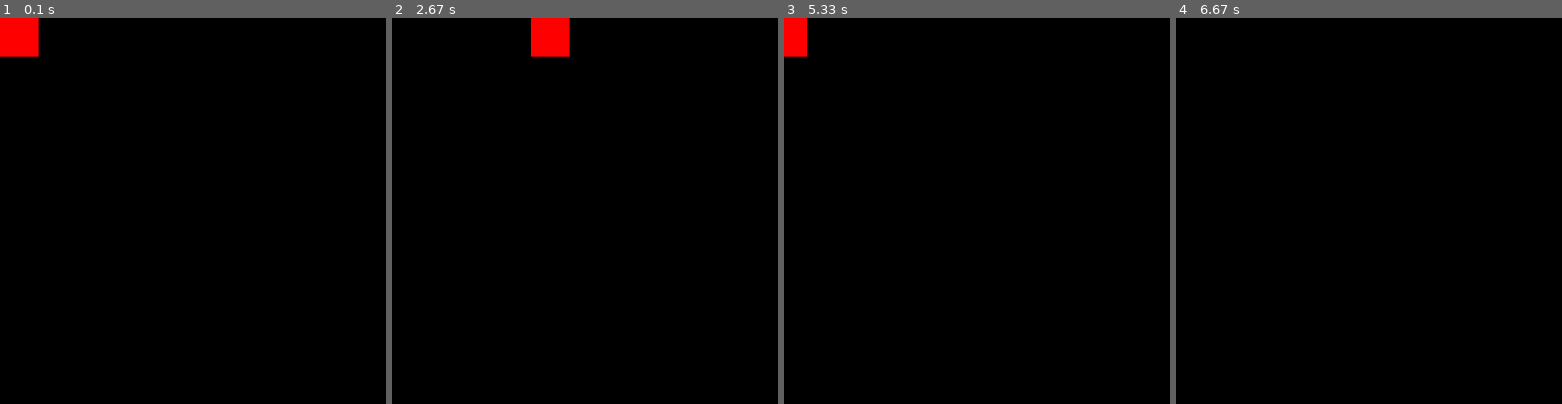
Above: before the commit, frames 1-4 (left to right).
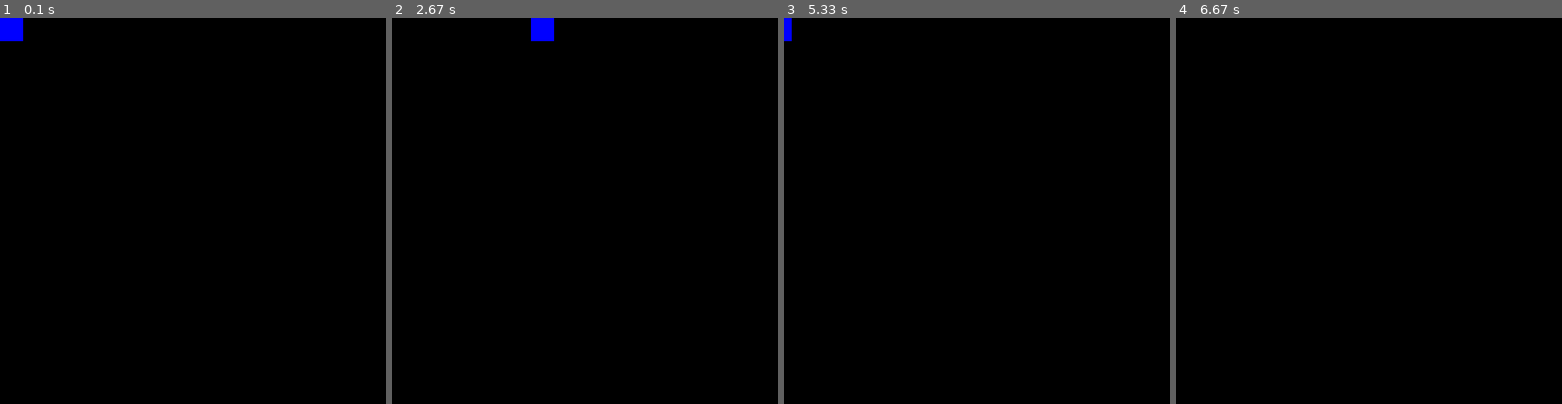
Above: after the commit, the same moments.

Repository: hackersaurus/pygame-dino-runner
Game: pygame game, started from game.py
Two runs of this game, one before a commit and one after it. Both use one fixed random seed, a clock stepped at 60 frames per second and the inputs below.
Inputs:
- Up to frame 1 (0.1 s): no input
- Up to frame 2 (2.67 s): hold Right 0.33-0.8 s; hold Up 0.83-1.13 s; hold Down 2.23-2.53 s; hold Left from 2.57 s (still down)
- Up to frame 3 (5.33 s): release Left at 2.97 s; hold Up 3-3.37 s; hold Down 4.07-4.43 s; hold Left 4.47-4.93 s; hold Right from 4.97 s (still down)
- Up to frame 4 (6.67 s): release Right at 5.43 s; hold Up 5.47-5.77 s

The runs differ from the first frame. In frame 1, 1.0% of the frame differs, in the area x 0-10%, y 0-10%; in frame 2, 1.0%; in frame 3, 0.6%; in frame 4, nothing differs.

Commit message:
update color and size

Diff:
--- a/game.py
+++ b/game.py
@@ -8,7 +8,7 @@
 
 class GameObject:
 
-    def __init__(self, position=(0, 0), size=(50, 50), color=(0, 0, 0)):
+    def __init__(self, position=(0, 0), size=(30, 30), color=(0, 0, 0)):
         self._x_pos, self._y_pos = position
         self._width, self._height = size
         self._color = color
@@ -24,7 +24,7 @@
     pygame.display.set_caption(GAME_TITLE)
     window = pygame.display.set_mode((MAX_WIDTH, MAX_HEIGHT))
 
-    player = GameObject(color=(255, 0, 0))
+    player = GameObject(color=(0, 0, 255))
 
     vel = 5
 
